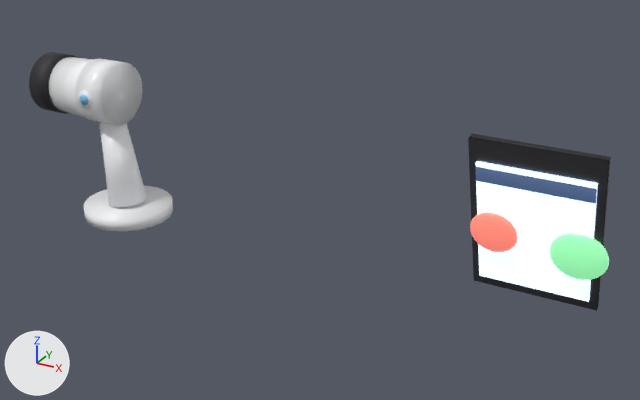
The glTF model assets/model.glb: old version first, new version second.
Camera for both pictures: a 50 mm lens placed at (3.1, -3.46, 1.37), pointed at (0.9, 0.53, -0.63). Every picture has the same lights, and +X, +Y and +Z are marked at lower left. The first picture is the older version. Where no turn or scale is listed for an object, it has been applied to the vertices.

Names of what the first picture shows: 'Body', 'Collar', 'Grip', 'Head_Housing', 'Scan_Blob_Green', 'Scan_Blob_Red', 'Stand_Base', 'Tablet_Body', 'Tablet_Header', 'Tablet_Screen' and 2 more.
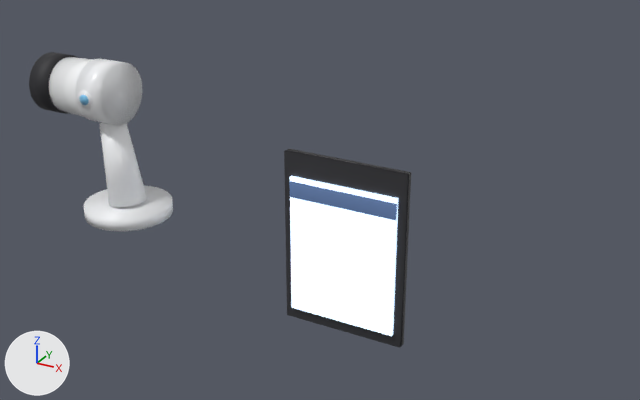
ob_tabletpivot is not drawn itself; it is the parent of ob_tablet_body, ob_tablet_header, ob_tablet_screen.

The change, as JSON lines over the scene's bpy script:
```json
{"op": "set", "path": "ob_tabletpivot.rotation_euler", "old": "(0.279, 0.0, 0.0)", "new": "(0.0, 0.0, 0.0)", "note": "degrees (16, 0, 0) -> degrees (0, 0, 0)"}
{"op": "set", "path": "ob_tabletpivot.location", "old": "(1.009, 0.462, -0.671)", "new": "(0.559, 0.212, -0.671)"}
{"op": "remove", "block": "ob_scan_blob_green", "code": ["ob_scan_blob_green = bpy.data.objects.new('Scan_Blob_Green', me_sphere_002)", "ob_scan_blob_green.location = (2.267, 0.942, -0.825)"]}
{"op": "remove", "block": "ob_scan_blob_red", "code": ["ob_scan_blob_red = bpy.data.objects.new('Scan_Blob_Red', me_sphere_001)", "ob_scan_blob_red.location = (1.792, 0.931, -0.786)"]}
{"op": "set", "path": "ob_tablet_body.location", "old": "(1.009, 0.462, -0.158)", "new": "(0.559, 0.212, -0.158)"}
{"op": "set", "path": "ob_tablet_header.location", "old": "(1.009, 0.422, 0.149)", "new": "(0.559, 0.172, 0.149)"}
{"op": "set", "path": "ob_tablet_screen.location", "old": "(1.009, 0.427, -0.189)", "new": "(0.559, 0.177, -0.189)"}
```

Changed parts and their boxes (x1, y1, x2, y2) in the pictures (640 x 400 px):
```json
{"object": "Tablet_Screen", "change": "moved, turned", "before": [475, 161, 598, 302], "after": [290, 176, 399, 336]}
{"object": "Tablet_Body", "change": "moved, turned", "before": [468, 134, 611, 311], "after": [284, 149, 411, 348]}
{"object": "Tablet_Header", "change": "moved, turned", "before": [475, 167, 597, 204], "after": [289, 181, 398, 220]}
{"object": "Scan_Blob_Green", "change": "deleted", "before": [550, 233, 609, 280], "on screen": "green"}
{"object": "Scan_Blob_Red", "change": "deleted", "before": [470, 212, 518, 252], "on screen": "red"}
```
